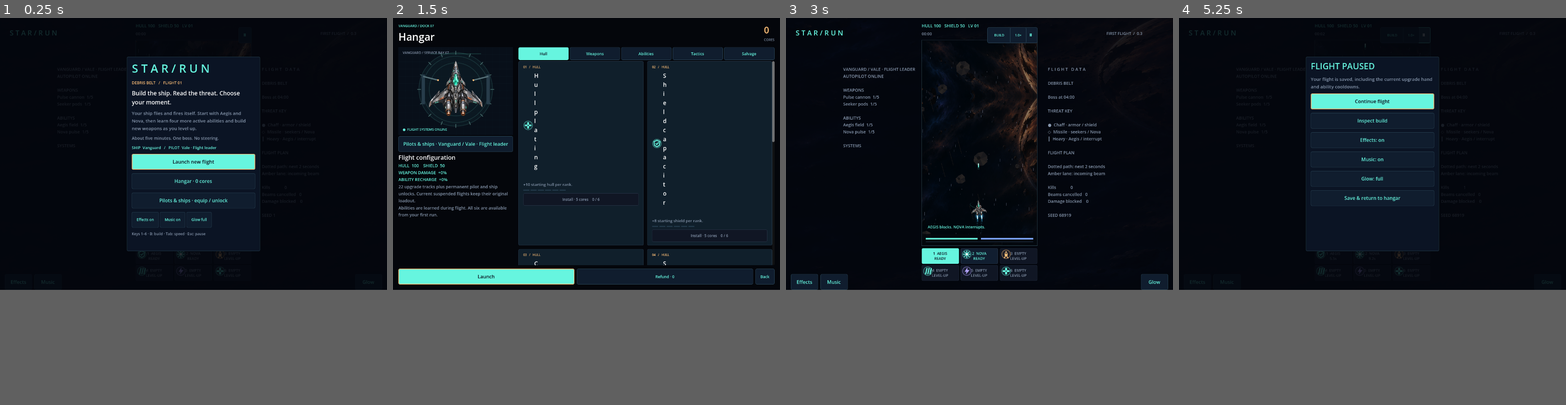
Above: before the commit, frames 1-4 (left to right).
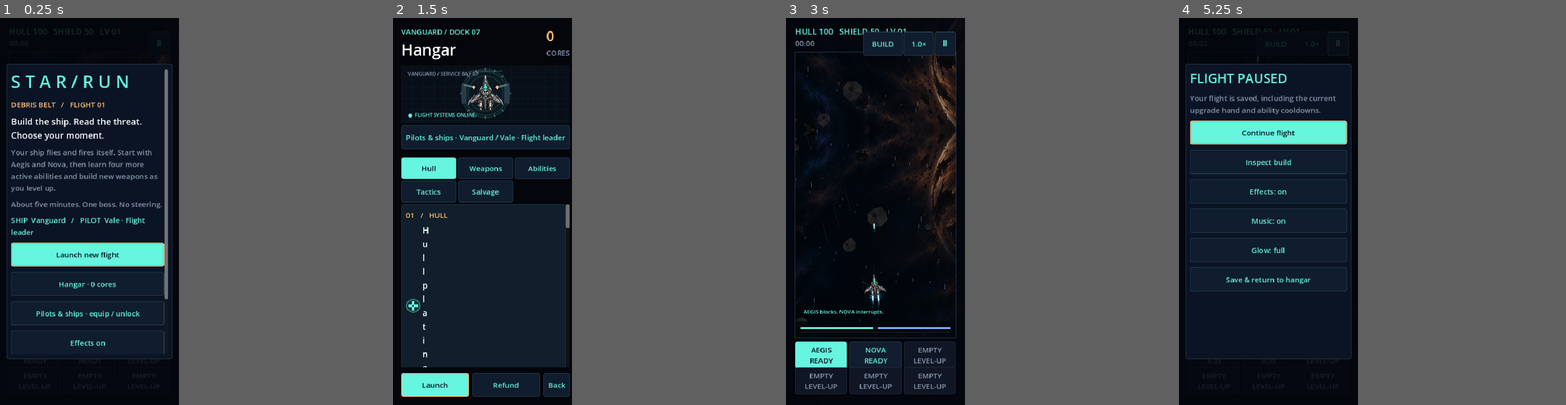
Above: after the commit, the same moments.

Repository: killjoy00/StarRun
Game: Godot game, scene res://scenes/main.tscn
Two runs of this game, one before a commit and one after it. Both use one fixed random seed, a clock stepped at 60 frames per second and the inputs below.
Inputs (mouse positions are in pixels of both pictures, inside the frame that each line leads up to):
- Up to frame 1 (0.25 s): no input
- Up to frame 2 (1.5 s): click "Hangar · 0 cores" at 0.5 s; click "Refund · 0" (after the commit: "Refund") at 1.25 s
- Up to frame 3 (3 s): click "Back" at 2 s; click "Launch new flight" at 2.75 s
- Up to frame 4 (5.25 s): click (1333, 257) at 3.5 s, where only the run before the commit has a clickable "1 AEGIS READY"; click "2 NOVA READY" (after the commit: "AEGIS READY") at 4.25 s; click "Ⅱ" at 5 s
In our replay, the window is 800x562 before the commit and 370x800 after it. These sizes can differ from the game's own. Grey fills any space a smaller window leaves; there, only what the larger window draws over its background counts as a difference.

The runs differ from the first frame. In frame 1, 19% of the frame differs, in the area x 0-97%, y 1-100%; in frame 2, 28%, in the area x 0-100%, y 0-100%; in frame 3, 13%; in frame 4, 20%.

Commit message:
Fix unreadable iOS text with Retina-safe responsive layout (0.3.1)
* Use retina-safe 390x844 adaptive canvas scaling for portrait iPhones

* Enforce readable mobile type, 44pt actions, and uncluttered narrow-screen menus

* Test logical Retina layout and enforce readable phone type and touch sizes

* Bump StarRun to 0.3.1 for readable iPhone UI

* Use iOS 0.3.1 marketing version for Retina UI fix

Diff:
--- a/project.godot
+++ b/project.godot
@@ -11,18 +11,20 @@
 [application]
 
 config/name="StarRun"
-config/version="0.3.0"
+config/version="0.3.1"
 run/main_scene="res://scenes/main.tscn"
 config/features=PackedStringArray("4.6", "GL Compatibility")
 config/icon="res://assets/icon.svg"
 
 [display]
 
-window/size/viewport_width=1280
-window/size/viewport_height=900
+window/size/viewport_width=390
+window/size/viewport_height=844
 window/size/window_width_override=1280
 window/size/window_height_override=900
-window/dpi/allow_hidpi=false
+window/dpi/allow_hidpi=true
+window/stretch/mode="canvas_items"
+window/stretch/aspect="expand"
 window/handheld/orientation=1
 
 [rendering]
--- a/scripts/main.gd
+++ b/scripts/main.gd
@@ -86,14 +86,22 @@
 	_show_menu()
 	get_tree().auto_accept_quit = false
 
+# Native Retina screens are laid out in logical 390x844 canvas units, not pixels.
+# Protect gameplay labels and menu copy from the old 10-13px type on phones.
+func _compact_ui() -> bool:
+	return get_viewport_rect().size.x < 760
+
+func _text_size(font_size: int) -> int:
+	return maxi(font_size, 16) if _compact_ui() else font_size
+
 func _style(bg: Color, border: Color, width: int = 1) -> StyleBoxFlat:
 	var box := StyleBoxFlat.new()
 	box.bg_color = bg
 	box.border_color = border
 	box.set_border_width_all(width)
 	box.set_corner_radius_all(4)
-	box.content_margin_left = 16
-	box.content_margin_right = 16
+	box.content_margin_left = 10 if _compact_ui() else 16
+	box.content_margin_right = 10 if _compact_ui() else 16
 	box.content_margin_top = 12
 	box.content_margin_bottom = 12
 	return box
@@ -101,7 +109,7 @@
 func _label(parent: Node, text_value: String, font_size: int = 16, color: Color = Color.WHITE) -> Label:
 	var label := Label.new()
 	label.text = text_value
-	label.add_theme_font_size_override("font_size", font_size)
+	label.add_theme_font_size_override("font_size", _text_size(font_size))
 	label.add_theme_color_override("font_color", color)
 	parent.add_child(label)
 	return label
@@ -109,7 +117,7 @@
 func _button(parent: Node, title: String, action: Callable, primary: bool = false) -> Button:
 	var button := Button.new()
 	button.text = title
-	button.add_theme_font_size_override("font_size", 16)
+	button.add_theme_font_size_override("font_size", _text_size(16))
 	button.add_theme_color_override("font_color", INK if primary else CYAN)
 	button.add_theme_color_override("font_hover_color", INK if primary else Color.WHITE)
 	button.add_theme_color_override("font_disabled_color", MUTED)
@@ -136,8 +144,8 @@
 	world = Playfield.new()
 	world.host = self
 	clip.add_child(world)
-	hud = _label(root, "", 14, CYAN)
-	status = _label(root, "", 13, MUTED)
+	hud = _label(root, "", 18, CYAN)
+	status = _label(root, "", 16, MUTED)
 	build_label = _label(root, "", 14, MUTED)
 	report_label = _label(root, "", 14, MUTED)
 	for id in Catalog.ABILITIES:
@@ -175,6 +183,7 @@
 	hud.size = Vector2(field.size.x, 24)
 	status.position = Vector2(field.position.x, 43)
 	status.size = Vector2(field.size.x, 22)
+	var compact := _compact_ui()
 	var controls_width := minf(size.x - 28, maxf(330, field.size.x))
 	var controls_x := (size.x - controls_width) / 2
 	var button_width := (controls_width - 12) / 3
@@ -183,7 +192,8 @@
 		button.position = Vector2(controls_x + (i % 3) * (button_width + 6), field.end.y + 9 + int(i / 3) * 56)
 		button.size = Vector2(button_width, 50)
 		button.custom_minimum_size.y = 50
-		button.add_theme_font_size_override("font_size", 12)
+		button.add_theme_font_size_override("font_size", _text_size(12))
+		button.get_child(0).visible = not compact # On narrow screens the badges overlap button text.
 		button.add_theme_stylebox_override("normal", _style(CYAN if i == 0 else Color("111e30"), CYAN if i == 0 else Color("354557")))
 		for state in ["normal", "hover", "pressed", "disabled"]:
 			var compact_style: StyleBoxFlat = button.get_theme_stylebox(state).duplicate()
@@ -192,17 +202,18 @@
 			compact_style.content_margin_top = 6
 			compact_style.content_margin_bottom = 6
 			button.add_theme_stylebox_override(state, compact_style)
-	build_button.position = Vector2(field.end.x - 165, 31)
-	build_button.size = Vector2(74, 36)
-	speed_button.position = Vector2(field.end.x - 90, 31)
-	speed_button.size = Vector2(46, 36)
+	var top_height := 44.0 if compact else 36.0
+	build_button.position = Vector2(field.end.x - (202 if compact else 165), 30 if compact else 31)
+	build_button.size = Vector2(86 if compact else 74, top_height)
+	speed_button.position = Vector2(field.end.x - (114 if compact else 90), 30 if compact else 31)
+	speed_button.size = Vector2(66 if compact else 46, top_height)
 	for control in [build_button, speed_button]:
-		control.custom_minimum_size.y = 36
-		control.add_theme_font_size_override("font_size", 11)
-	pause_button.position = Vector2(field.end.x - 42, 31)
-	pause_button.size = Vector2(42, 36)
-	pause_button.custom_minimum_size.y = 36
-	pause_button.add_theme_font_size_override("font_size", 14)
+		control.custom_minimum_size.y = top_height
+		control.add_theme_font_size_override("font_size", _text_size(11))
+	pause_button.position = Vector2(field.end.x - (46 if compact else 42), 30 if compact else 31)
+	pause_button.size = Vector2(46 if compact else 42, top_height)
+	pause_button.custom_minimum_size.y = top_height
+	pause_button.add_theme_font_size_override("font_size", _text_size(14))
 	for state in ["normal", "hover", "pressed", "disabled"]:
 		var compact_style: StyleBoxFlat = pause_button.get_theme_stylebox(state).duplicate()
 		compact_style.set_content_margin_all(6)
@@ -291,13 +302,13 @@
 	_button(box, "Launch new flight", _new_run, not FileAccess.file_exists(Services.RUN)).grab_focus()
 	_button(box, "Hangar · %d cores" % profile.cores, _show_hangar)
 	_button(box, "Pilots & ships · equip / unlock", _show_loadout)
-	var row := HBoxContainer.new()
+	var row: BoxContainer = VBoxContainer.new() if _compact_ui() else HBoxContainer.new()
 	box.add_child(row)
 	var effects_toggle := _button(row, "Effects " + ("on" if profile.sound else "off"), _toggle_sound)
 	var music_toggle := _button(row, "Music " + ("on" if profile.music else "off"), _toggle_music)
 	var glow_toggle := _button(row, "Glow " + ("low" if profile.reduced else "full"), _toggle_fx)
 	for toggle in [effects_toggle, music_toggle, glow_toggle]:
-		toggle.add_theme_font_size_override("font_size", 12)
+		toggle.add_theme_font_size_override("font_size", _text_size(12))
 	_wrapped(box, "Keys 1–6 · B: build · Tab: speed · Esc: pause", 12, MUTED)
 
 func _new_run() -> void:
@@ -389,7 +400,8 @@
 		var cooldown: float = sim.cooldowns[id]
 		var learned: bool = sim.upgrades[id] > 0
 		var title: String = "DRONES" if id == "mend" else sim.content.abilities[id].name.to_upper()
-		button.text = "%d  %s\n%s" % [i + 1, title if learned else "EMPTY", ("%.1fs" % cooldown if cooldown > 0 else "READY") if learned else "LEVEL-UP"]
+		var status_text := ("%.1fs" % cooldown if cooldown > 0 else "READY") if learned else "LEVEL-UP"
+		button.text = ("%s\n%s" % [("CHRONO" if id == "chrono" else title) if learned else "EMPTY", status_text]) if _compact_ui() else ("%d  %s\n%s" % [i + 1, title if learned else "EMPTY", status_text])
 		button.disabled = mode != "playing" or cooldown > 0 or not learned
 		button.tooltip_text = sim.content.abilities[id].name + (" · Level %d" % sim.upgrades[id] if learned else " · Find this ability in an upgrade draft")
 	build_label.text = "%s / %s\nAUTOPILOT ONLINE\n\n" % [Catalog.ship(sim.ship_id).name.to_upper(), Catalog.pilot(sim.pilot_id).name.to_upper()]
@@ -428,15 +440,15 @@
 		row.add_child(icon)
 		var button := _button(row, title, _choose.bind(i))
 		button.size_flags_horizontal = Control.SIZE_EXPAND_FILL
-		button.add_theme_font_size_override("font_size", 14)
+		button.add_theme_font_size_override("font_size", _text_size(14))
 		button.alignment = HORIZONTAL_ALIGNMENT_LEFT
 		button.autowrap_mode = TextServer.AUTOWRAP_WORD_SMART
-		button.custom_minimum_size.y = 88
+		button.custom_minimum_size.y = 108 if _compact_ui() else 88
 		card_buttons.append(button)
 		if sim.banishes_left > 0 and card.id != "repair":
 			var banish := _button(box, "Banish %s · %d left" % [card.name, sim.banishes_left], _draft_action.bind("banish", i))
-			banish.custom_minimum_size.y = 30
-			banish.add_theme_font_size_override("font_size", 12)
+			banish.custom_minimum_size.y = 44 if _compact_ui() else 30
+			banish.add_theme_font_size_override("font_size", _text_size(12))
 	var tools := HBoxContainer.new()
 	box.add_child(tools)
 	if sim.rerolls_left > 0:
@@ -571,14 +583,19 @@
 	workshop.size_flags_horizontal = Control.SIZE_EXPAND_FILL
 	workshop.size_flags_vertical = Control.SIZE_EXPAND_FILL
 	body.add_child(workshop)
-	var tabs := HBoxContainer.new()
-	tabs.add_theme_constant_override("separation", 4)
+	var tabs: Container = GridContainer.new() if compact else HBoxContainer.new()
+	if compact:
+		(tabs as GridContainer).columns = 3
+		tabs.add_theme_constant_override("h_separation", 4)
+		tabs.add_theme_constant_override("v_separation", 4)
+	else:
+		tabs.add_theme_constant_override("separation", 4)
 	workshop.add_child(tabs)
 	for group in Catalog.GROUPS:
 		var tab := _button(tabs, group, _hangar_tab.bind(group), group == hangar_category)
-		tab.custom_minimum_size = Vector2(0, 38)
+		tab.custom_minimum_size = Vector2(0, 46 if compact else 38)
 		tab.size_flags_horizontal = Control.SIZE_EXPAND_FILL
-		tab.add_theme_font_size_override("font_size", 11 if compact else 13)
+		tab.add_theme_font_size_override("font_size", _text_size(11 if compact else 13))
 		for style in ["normal", "hover", "pressed", "disabled"]:
 			var box: StyleBoxFlat = tab.get_theme_stylebox(style).duplicate()
 			box.content_margin_left = 6
@@ -627,19 +644,19 @@
 			pip.custom_minimum_size = Vector2(20, 4)
 			pips.add_child(pip)
 		var buy := _button(card, "FULLY INSTALLED" if maxed else "Install · %d cores    %d / %d" % [price, bought, entry.max], _purchase.bind(entry.id))
-		buy.custom_minimum_size.y = 38
-		buy.add_theme_font_size_override("font_size", 12)
+		buy.custom_minimum_size.y = 48 if compact else 38
+		buy.add_theme_font_size_override("font_size", _text_size(12))
 		buy.disabled = maxed or profile.cores < price
 	var footer := HBoxContainer.new()
 	footer.add_theme_constant_override("separation", 8)
 	layout.add_child(footer)
 	var launch := _button(footer, "Launch", _new_run, true)
 	launch.size_flags_horizontal = Control.SIZE_EXPAND_FILL
-	var refund := _button(footer, "Refund · %d" % Catalog.refund(profile.hangar), _respec)
+	var refund := _button(footer, "Refund" if compact else "Refund · %d" % Catalog.refund(profile.hangar), _respec)
 	refund.size_flags_horizontal = Control.SIZE_EXPAND_FILL
-	refund.add_theme_font_size_override("font_size", 13)
+	refund.add_theme_font_size_override("font_size", _text_size(13))
 	var back := _button(footer, "Back", _show_menu)
-	back.add_theme_font_size_override("font_size", 13)
+	back.add_theme_font_size_override("font_size", _text_size(13))
 	launch.grab_focus()
 
 func _hangar_tab(group: String) -> void:
--- a/tests/ui_smoke.gd
+++ b/tests/ui_smoke.gd
@@ -18,6 +18,9 @@
 		failures += 1
 		push_error(message)
 func _run() -> void:
+	check(ProjectSettings.get_setting("display/window/stretch/mode") == "canvas_items", "Retina phones must use adaptive canvas stretching")
+	check(ProjectSettings.get_setting("display/window/stretch/aspect") == "expand", "Phone aspect ratio must expand instead of letterboxing")
+	check(ProjectSettings.get_setting("display/window/size/viewport_width") == 390, "Mobile reference width must remain 390 logical points")
 	var scene: Node = load("res://scenes/main.tscn").instantiate()
 	scene.services = MemoryServices.new()
 	root.add_child(scene)
@@ -32,13 +35,25 @@
 		await process_frame
 		scene._layout()
 		scene._update_hud()
-		check(scene.field.position.x >= 0 and scene.field.end.x <= dimensions.x, "Playfield must fit horizontally")
-		check(scene.ability_a.get_global_rect().end.y <= dimensions.y, "Controls must fit below playfield")
+		# Canvas Items uses logical coordinates: a 1170x2532 Retina display
+		# reports roughly 390x844 UI points, not raw hardware pixels.
+		var logical: Vector2 = scene.get_viewport_rect().size
+		print("UI size physical=%s logical=%s" % [str(dimensions), str(logical)])
+		check(scene.field.position.x >= 0 and scene.field.end.x <= logical.x, "Playfield must fit horizontally")
+		check(scene.ability_a.get_global_rect().end.y <= logical.y, "Controls must fit below playfield")
 		check(scene.ability_a.get_global_rect().end.x <= scene.ability_b.position.x, "Ability labels must not overlap at phone sizes")
 		for button in scene.ability_buttons.values():
-			check(button.get_global_rect().end.y <= dimensions.y and button.get_global_rect().position.x >= 0 and button.get_global_rect().end.x <= dimensions.x, "All six ability buttons must fit phone and desktop screens")
+			check(button.get_global_rect().end.y <= logical.y and button.get_global_rect().position.x >= 0 and button.get_global_rect().end.x <= logical.x, "All six ability buttons must fit phone and desktop screens")
 		check(scene.pause_button.get_global_rect().end.y < scene.field.position.y, "Pause must fit above the playfield")
-		check(scene.build_button.get_global_rect().position.x >= 0 and scene.speed_button.get_global_rect().end.x <= dimensions.x, "Build and speed controls must fit narrow screens")
+		check(scene.build_button.get_global_rect().position.x >= 0 and scene.speed_button.get_global_rect().end.x <= logical.x, "Build and speed controls must fit narrow screens")
+		if logical.x < 760:
+			check(scene.hud.get_theme_font_size("font_size") >= 18, "Phone HUD must be readable")
+			check(scene.status.get_theme_font_size("font_size") >= 16, "Phone timer must be readable")
+			for control in [scene.build_button, scene.speed_button, scene.pause_button]:
+				check(control.get_theme_font_size("font_size") >= 16, "Phone top controls must use >=16pt text")
+				check(control.size.y >= 44, "Phone top controls need 44pt touch targets")
+			for control in scene.ability_buttons.values():
+				check(control.get_theme_font_size("font_size") >= 16, "Phone ability labels must use >=16pt text")
 		check(scene.game_speed == 1.0 or scene.game_speed in scene.speed_options, "Speed setting must remain valid")
 		var previous_speed: float = scene.game_speed
 		scene._cycle_speed()
@@ -48,19 +63,19 @@
 		await process_frame
 		var center: Control = scene.overlay.get_child(1)
 		var panel: Control = center.get_child(0)
-		check(panel.get_global_rect().position.y >= 0 and panel.get_global_rect().end.y <= dimensions.y, "Card panel must fit the screen")
+		check(panel.get_global_rect().position.y >= 0 and panel.get_global_rect().end.y <= logical.y, "Card panel must fit the screen")
 		scene.sim.cards.clear()
 		scene._show_results()
 		await process_frame
 		center = scene.overlay.get_child(1)
 		panel = center.get_child(0)
-		check(panel.get_global_rect().position.y >= 0 and panel.get_global_rect().end.y <= dimensions.y, "Flight recorder must fit the screen")
+		check(panel.get_global_rect().position.y >= 0 and panel.get_global_rect().end.y <= logical.y, "Flight recorder must fit the screen")
 		scene.profile.cores = 100
 		for group in scene.Catalog.GROUPS:
 			scene._hangar_tab(group)
 			await process_frame
 			await process_frame
-			check(scene.hangar_scroll.size.y > 70 and scene.hangar_scroll.get_global_rect().end.y < dimensions.y - 40, "Each Hangar category must have usable scrolling space above the footer")
+			check(scene.hangar_scroll.size.y > 70 and scene.hangar_scroll.get_global_rect().end.y < logical.y - 40, "Each Hangar category must have usable scrolling space above the footer")
 		scene.profile.cores = 1000
 		scene._show_loadout()
 		await process_frame
Not shown, changed: export_presets.cfg
